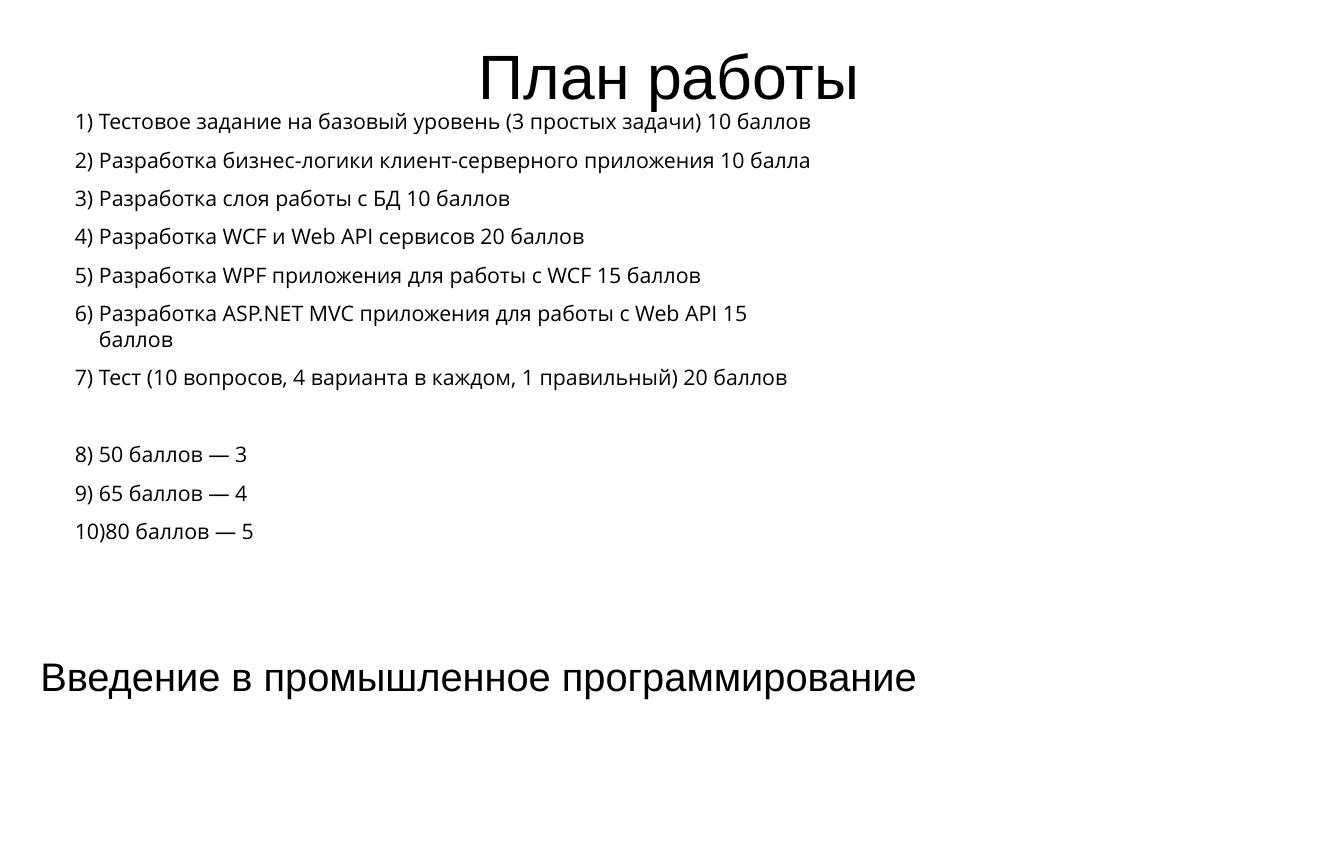
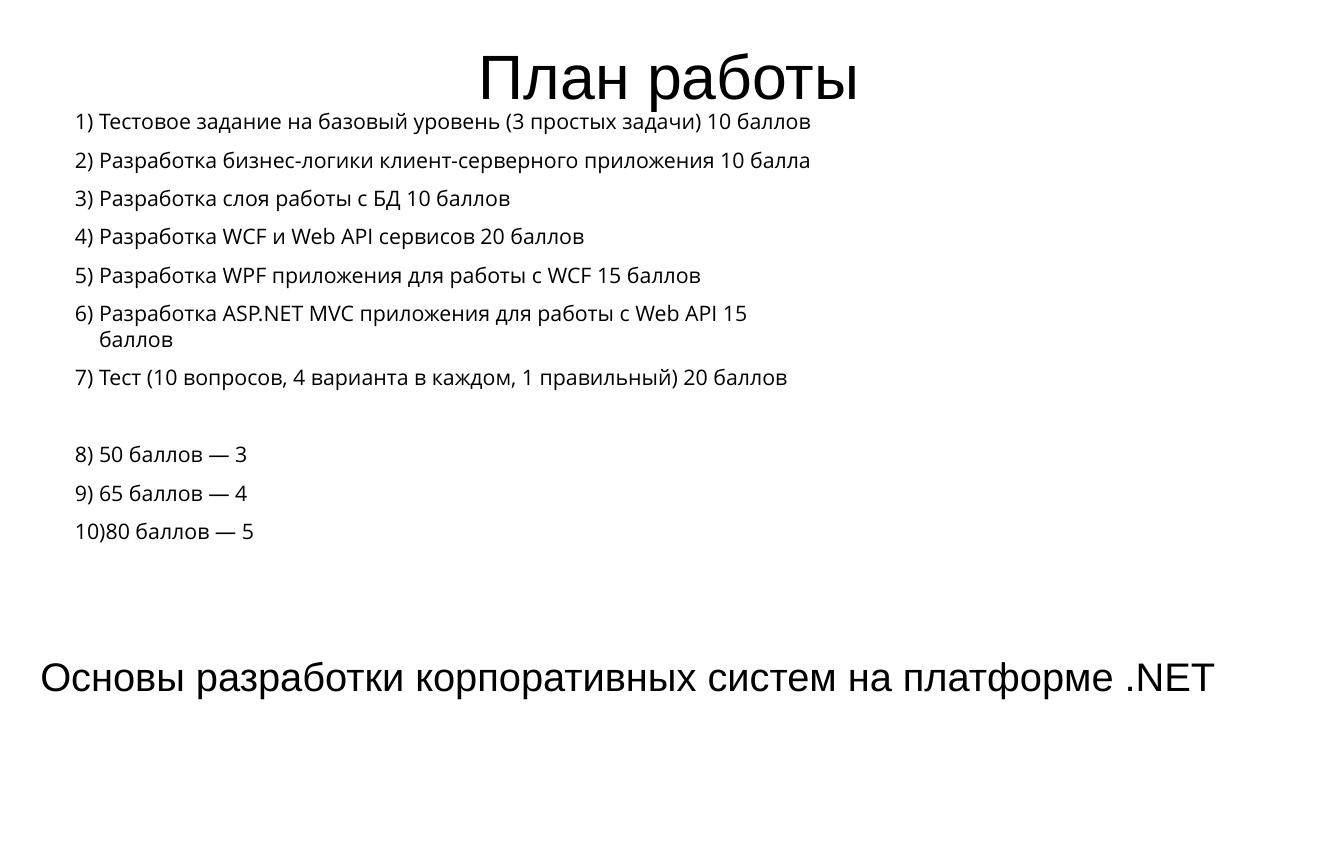
Before and after one commit to PeshekhonovK/ExampleSolution, a slide deck: slide 10 of docs/ЛЭТИ ВвПП 2019.1.pptx. Drawn at 1344x847 pixels with LibreOffice and Linux fonts; fonts in the diff are those of the drawing; background and template pictures are left out. Boxes give left, top, right and bottom in pixels: in the first picture for what was removed or moved away, otherwise in the second. Text is boxed around its words. In the diff, an @@ line names an element or a change of style, - is before the commit and + after.

```diff
--- a/docs/ЛЭТИ ВвПП 2019.1.pptx
+++ b/docs/ЛЭТИ ВвПП 2019.1.pptx
@@ text at bbox=[40, 662, 1216, 699]: text changed @@
-Введение в промышленное программирование
+Основы разработки корпоративных систем на платформе .NET
```
Also in this commit, not shown: 10 other slides changed, 1 other file.
